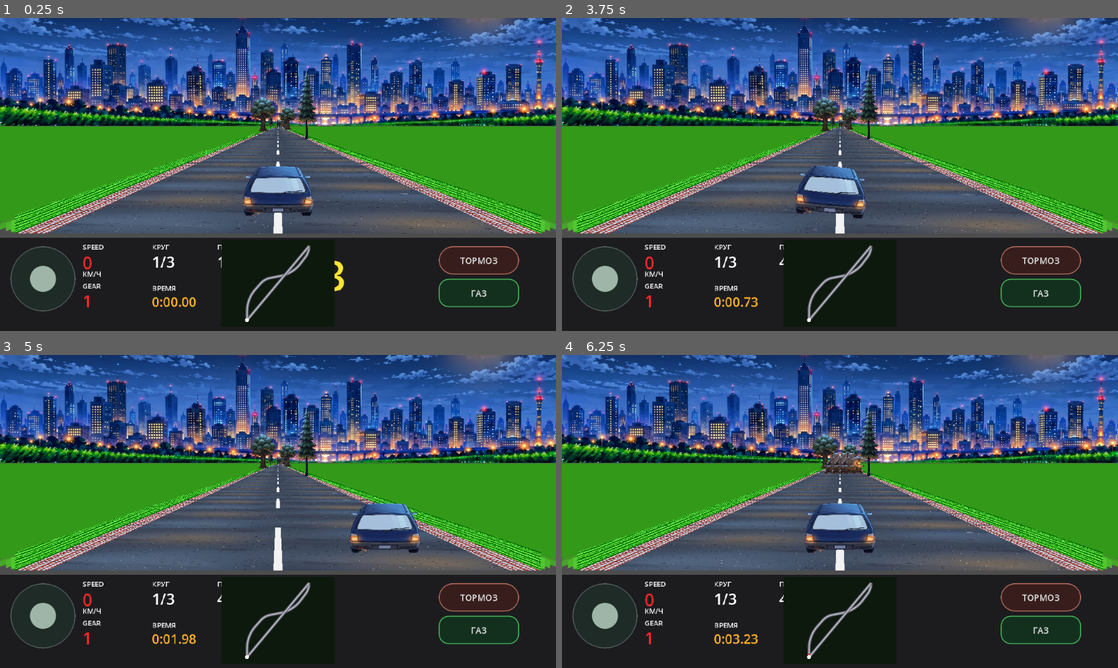
Above: before the commit, frames 1-4 (two rows, left to right).
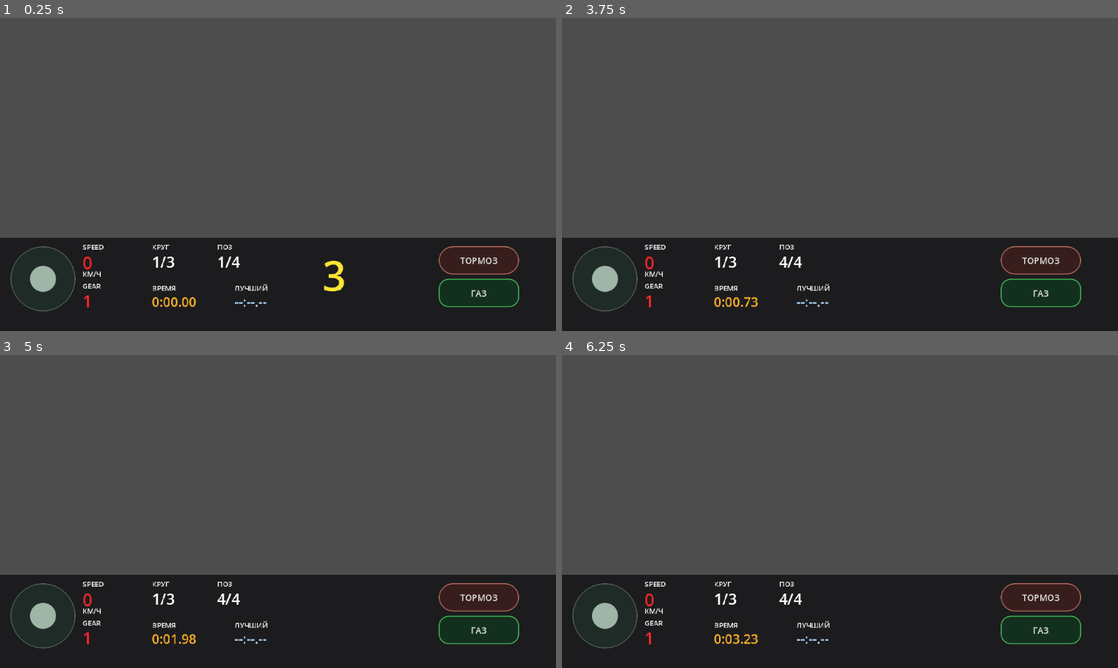
Above: after the commit, the same moments.

Repository: masterofmagic234/Arkon
Game: Godot game, scene res://scenes/level2_pseudo3d.tscn
Same seed, same stepped clock (60 frames per second), same inputs: the game is played once before the commit and once after it.
Inputs (mouse positions are in pixels of both pictures, inside the frame that each line leads up to):
- Up to frame 1 (0.25 s): no input
- Up to frame 2 (3.75 s): click "ТОРМОЗ" at 0.5 s; click "ГАЗ" at 1.25 s; tap Enter at 2, 3.5 s; move the mouse to (962, 158) at 2.02 s; hold D (race_right) 2.03-2.75 s; click (962, 158) at 2.17 s; tap Space at 2.75 s; drag from (728, 190) to (812, 237) at 2.77 s; move the mouse to (895, 105) at 3.52 s; hold D (race_right) from 3.53 s (still down)
- Up to frame 3 (5 s): release D (race_right) at 4.25 s; drag from (250, 574) to (111, 464) at 4.27 s
- Up to frame 4 (6.25 s): tap Space at 5 s; move the mouse to (1006, 558) at 5.02 s; hold A (race_left) 5.03-5.75 s; drag from (673, 464) to (756, 433) at 5.77 s

The runs differ from the first frame. In frame 1, 61% of the frame differs, in the area x 0-100%, y 0-98%; in frame 2, 61%; in frame 3, 60%; in frame 4, 61%.
Error after the commit: Parse Error: Too few arguments for "draw_primitive()" call. Expected at least 3 but received 2. (res://scripts/race_renderer_pseudo3d.gd:355)

Commit message:
Fix Level 2 grass wall triangulation errors

Diff:
--- a/scripts/race_renderer_pseudo3d.gd
+++ b/scripts/race_renderer_pseudo3d.gd
@@ -302,61 +302,10 @@
     draw_colored_polygon(field_left, COL_GRASS_DARK)
     draw_colored_polygon(field_right, COL_GRASS_DARK)
 
-    # Helper-style inline construction: each tier is one continuous strip per
-    # side. We intentionally sample the already projected road, so its curves
-    # match the road exactly without increasing road geometry density.
+    # Each terrace is rendered as a chain of independent quads instead of one
+    # huge 96-vertex polygon. The old polygon could become self-intersecting
+    # on curves, which made Godot's triangulator fail every frame.
     for tier in range(WALL_TIERS - 1, -1, -1):
-        var left_bottom := PackedVector2Array()
-        var left_top := PackedVector2Array()
-        var right_bottom := PackedVector2Array()
-        var right_top := PackedVector2Array()
-
-        for sample in range(WALL_SAMPLES):
-            var u: float = float(sample) / float(WALL_SAMPLES - 1)
-            var idx_f: float = lerpf(float(FAR_SEGMENTS - 2), 0.0, u)
-            var idx: int = clampi(int(round(idx_f)), 0, FAR_SEGMENTS - 2)
-
-            var dz: float = CAMERA_BEHIND / maxf(
-                0.0001,
-                lerpf(max_w, min_w, float(idx) / float(FAR_SEGMENTS - 1))
-            )
-            var scale: float = CAMERA_DEPTH / dz
-
-            var off: float = float(wall_offsets[tier]) * scale
-            var base: float = float(wall_bases[tier]) * scale
-            var wall_h: float = float(wall_heights[tier]) * scale
-
-            left_bottom.append(Vector2(
-                ssx[idx] - shw[idx] - off,
-                ssy[idx] - base
-            ))
-            left_top.append(Vector2(
-                ssx[idx] - shw[idx] - off,
-                ssy[idx] - base - wall_h
-            ))
-            right_bottom.append(Vector2(
-                ssx[idx] + shw[idx] + off,
-                ssy[idx] - base
-            ))
-            right_top.append(Vector2(
-                ssx[idx] + shw[idx] + off,
-                ssy[idx] - base - wall_h
-            ))
-
-        var left_poly := PackedVector2Array()
-        var right_poly := PackedVector2Array()
-
-        # Bottom near -> far, then top far -> near.
-        for p in left_bottom:
-            left_poly.append(p)
-        for k in range(left_top.size() - 1, -1, -1):
-            left_poly.append(left_top[k])
-
-        for p in right_bottom:
-            right_poly.append(p)
-        for k in range(right_top.size() - 1, -1, -1):
-            right_poly.append(right_top[k])
-
         var tier_tint: Color = COL_GRASS_LIGHT
         if tier == 1:
             tier_tint = COL_GRASS_LIGHT.darkened(0.08)
@@ -367,36 +316,62 @@
         elif tier == 4:
             tier_tint = COL_GRASS_LIGHT.darkened(0.32)
 
-        # Every tier is a full wall. Far tiers are cheap solid geometry.
-        draw_colored_polygon(left_poly, tier_tint)
-        draw_colored_polygon(right_poly, tier_tint)
-
-        # Only the nearest wall receives the texture. Its UVs follow the
-        # continuous strip rather than restarting at every segment.
-        if tier == 0 and grass_texture != null:
-            var left_uvs := PackedVector2Array()
-            var right_uvs := PackedVector2Array()
-            var sample_count: int = WALL_SAMPLES
-
-            for sample in range(sample_count):
-                var v: float = -float(sample) * 0.75
-                left_uvs.append(Vector2(-0.48, v))
-                right_uvs.append(Vector2(0.48, v))
-
-            for sample in range(sample_count - 1, -1, -1):
-                var v: float = -float(sample) * 0.75 - 0.9
-                left_uvs.append(Vector2(0.48, v))
-                right_uvs.append(Vector2(-0.48, v))
-
-            var tex_cols := PackedColorArray()
-            for _k in range(left_poly.size()):
-                tex_cols.append(Color.WHITE)
-            draw_polygon(left_poly, tex_cols, left_uvs, grass_texture)
-
-            tex_cols.clear()
-            for _k in range(right_poly.size()):
-                tex_cols.append(Color.WHITE)
-            draw_polygon(right_poly, tex_cols, right_uvs, grass_texture)
+        for sample in range(WALL_SAMPLES - 1):
+            var u0: float = float(sample) / float(WALL_SAMPLES - 1)
+            var u1: float = float(sample + 1) / float(WALL_SAMPLES - 1)
+            var idx0_f: float = lerpf(float(FAR_SEGMENTS - 2), 0.0, u0)
+            var idx1_f: float = lerpf(float(FAR_SEGMENTS - 2), 0.0, u1)
+            var idx0: int = clampi(int(round(idx0_f)), 0, FAR_SEGMENTS - 2)
+            var idx1: int = clampi(int(round(idx1_f)), 0, FAR_SEGMENTS - 2)
+
+            var t0: float = float(idx0) / float(FAR_SEGMENTS - 1)
+            var t1: float = float(idx1) / float(FAR_SEGMENTS - 1)
+            var dz0: float = CAMERA_BEHIND / maxf(0.0001, lerpf(max_w, min_w, t0))
+            var dz1: float = CAMERA_BEHIND / maxf(0.0001, lerpf(max_w, min_w, t1))
+            var scale0: float = CAMERA_DEPTH / dz0
+            var scale1: float = CAMERA_DEPTH / dz1
+
+            var off0: float = float(wall_offsets[tier]) * scale0
+            var off1: float = float(wall_offsets[tier]) * scale1
+            var base0: float = float(wall_bases[tier]) * scale0
+            var base1: float = float(wall_bases[tier]) * scale1
+            var height0: float = float(wall_heights[tier]) * scale0
+            var height1: float = float(wall_heights[tier]) * scale1
+
+            var left_quad := PackedVector2Array([
+                Vector2(ssx[idx0] - shw[idx0] - off0, ssy[idx0] - base0),
+                Vector2(ssx[idx1] - shw[idx1] - off1, ssy[idx1] - base1),
+                Vector2(ssx[idx1] - shw[idx1] - off1, ssy[idx1] - base1 - height1),
+                Vector2(ssx[idx0] - shw[idx0] - off0, ssy[idx0] - base0 - height0)
+            ])
+            var right_quad := PackedVector2Array([
+                Vector2(ssx[idx0] + shw[idx0] + off0, ssy[idx0] - base0),
+                Vector2(ssx[idx0] + shw[idx0] + off0, ssy[idx0] - base0 - height0),
+                Vector2(ssx[idx1] + shw[idx1] + off1, ssy[idx1] - base1 - height1),
+                Vector2(ssx[idx1] + shw[idx1] + off1, ssy[idx1] - base1)
+            ])
+
+            var quad_cols := PackedColorArray([tier_tint, tier_tint, tier_tint, tier_tint])
+            draw_primitive(left_quad, quad_cols)
+            draw_primitive(right_quad, quad_cols)
+
+            # The nearest wall keeps one continuous texture coordinate stream.
+            # V advances with the sample index, so adjacent quads meet without
+            # restarting the grass texture at every section.
+            if tier == 0 and grass_texture != null:
+                var v0: float = -float(sample) * 0.75
+                var v1: float = -float(sample + 1) * 0.75
+                var left_uvs := PackedVector2Array([
+                    Vector2(-0.48, v0), Vector2(-0.48, v1),
+                    Vector2(0.48, v1), Vector2(0.48, v0)
+                ])
+                var right_uvs := PackedVector2Array([
+                    Vector2(0.48, v0), Vector2(0.48, v1),
+                    Vector2(-0.48, v1), Vector2(-0.48, v0)
+                ])
+                var tex_cols := PackedColorArray([Color.WHITE, Color.WHITE, Color.WHITE, Color.WHITE])
+                draw_primitive(left_quad, tex_cols, left_uvs, grass_texture)
+                draw_primitive(right_quad, tex_cols, right_uvs, grass_texture)
 
     # Asphalt: continuous world-space V coordinates with a deliberately
     # denser repeat so the texture reads as actual road surface detail.
